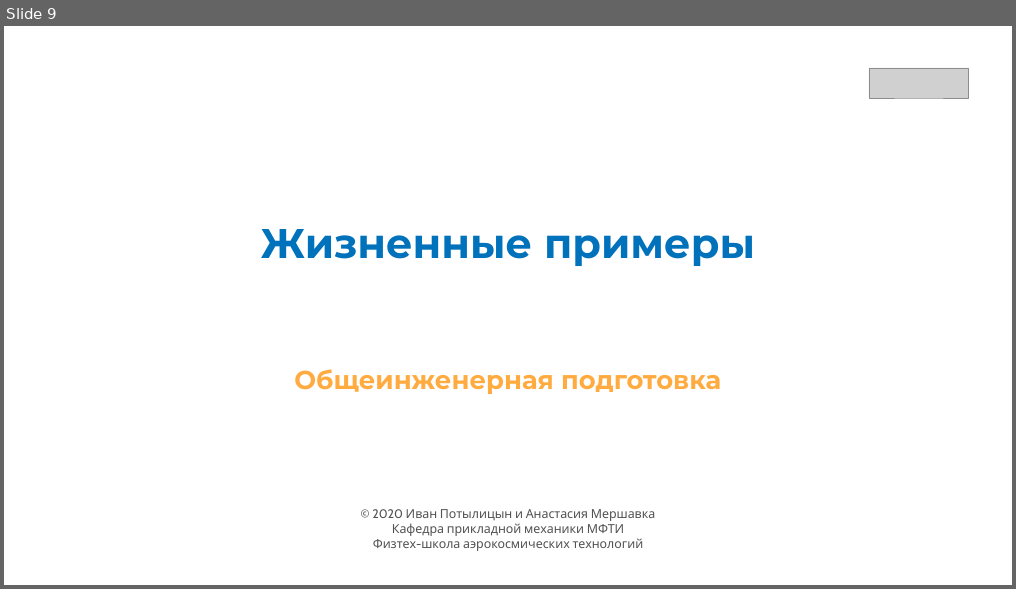
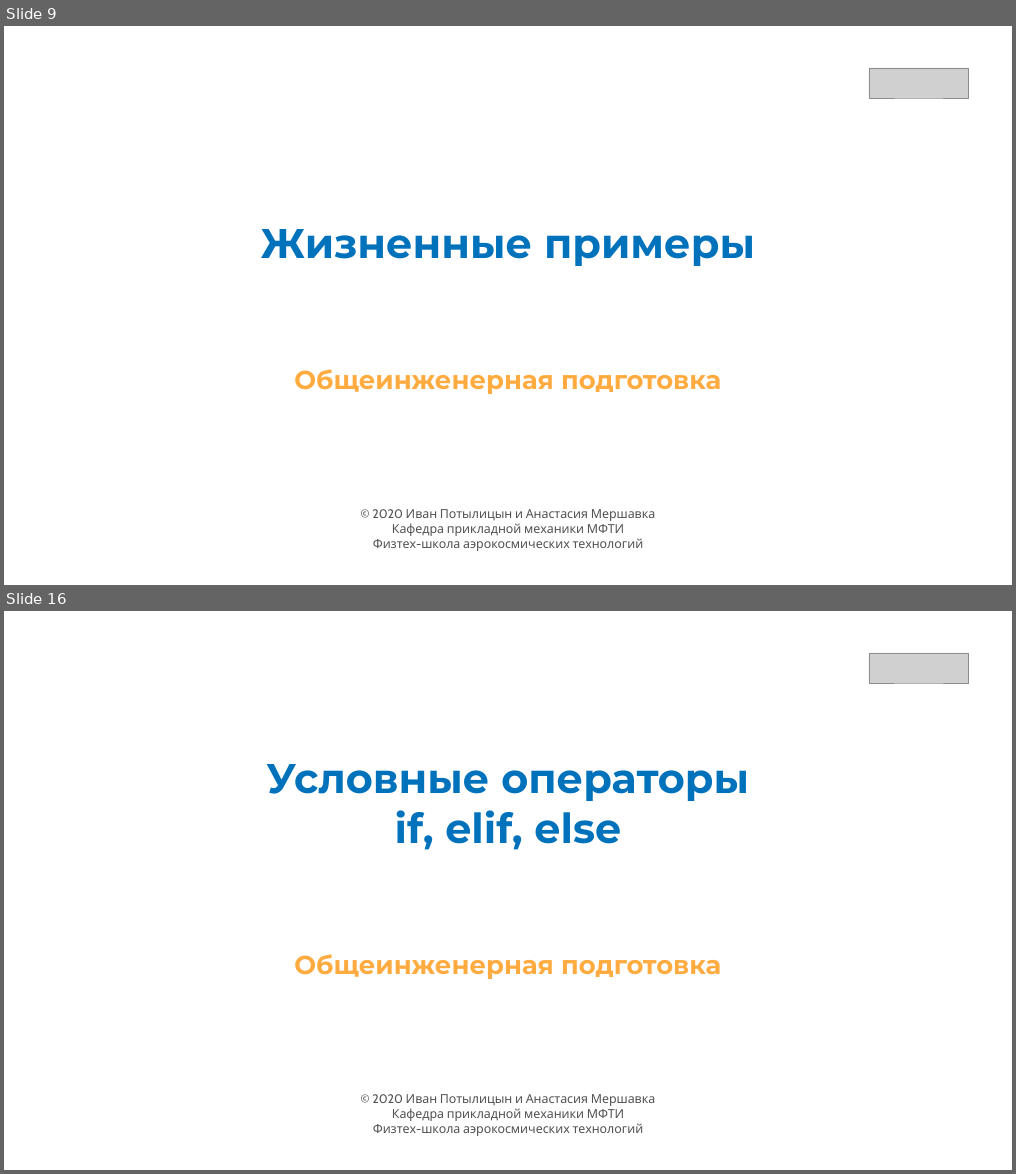
Before and after one commit to mershavka/get, a slide deck: cover.pptx. Shown one above the other, each under a label of ours: slide 9 before the commit, slides 9 and 16 after it; the slides between them are not shown. The pictures are 1016x589 and 1016x1174 pixels, drawn with LibreOffice and Linux fonts; fonts in the diff are those of the drawing; grey boxes stand for pictures; background and template pictures are left out. Boxes give left, top, right and bottom in pixels: in the first picture for what was removed or moved away, otherwise in the second. Text is boxed around its words. In the diff, an @@ line names an element or a change of style, - is before the commit and + after.

```diff
--- a/cover.pptx
+++ b/cover.pptx
@@ slide 16 added at (4, 611, 1012, 1170), background picture (left out) @@
@@ picture added at (869, 653, 968, 683) @@
@@ title added at (266, 764, 749, 850), 80 pt, text #0072BC, bold @@
+Условные операторы
+if, elif, else
@@ subtitle added at (294, 954, 721, 979), 50 pt, text #FFAB40, bold @@
+Общеинженерная подготовка
@@ text added at (372, 1094, 656, 1136), 24 pt, text #525252 @@
+© 2020 Иван Потылицын и Анастасия Мершавка
+Кафедра прикладной механики МФТИ
+Физтех-школа аэрокосмических технологий
```
Also in this commit, not shown: 2 slides changed, 12 other slides added.
